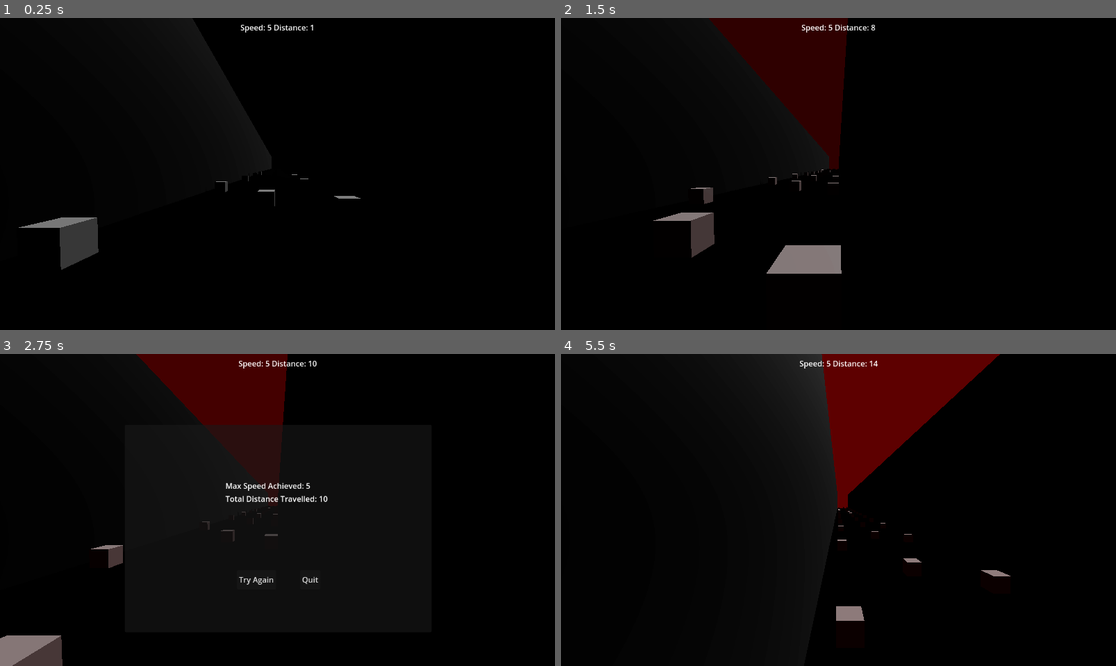
Above: before the commit, frames 1-4 (two rows, left to right).
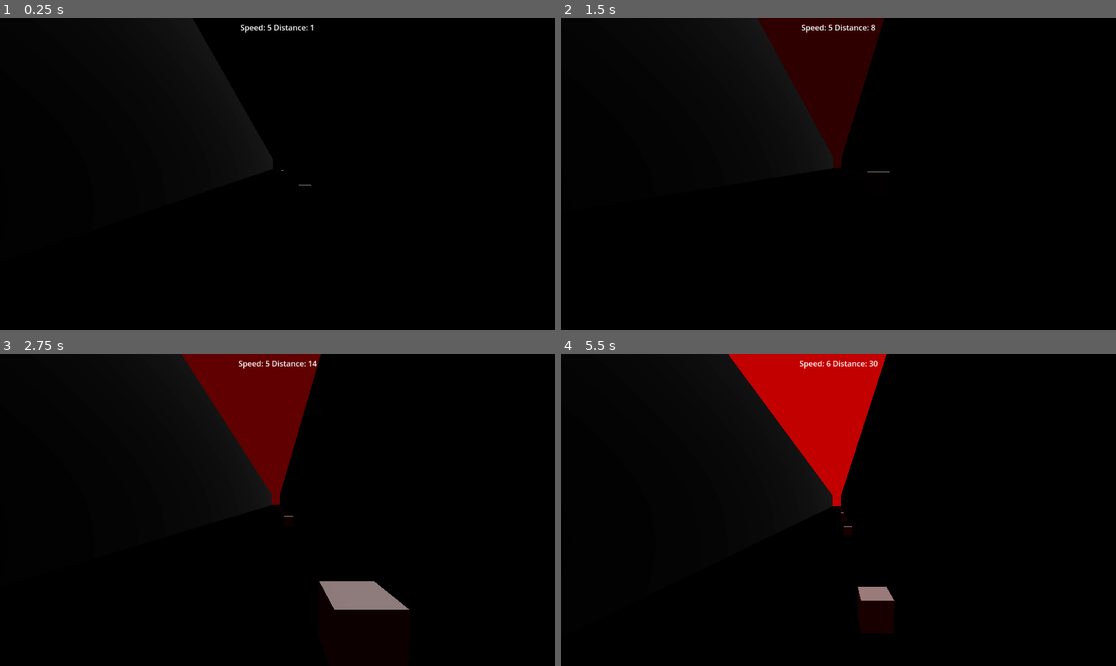
Above: after the commit, the same moments.

Repository: finalsabbath/3d-runner
Game: Godot game, scene res://scenes/world.tscn
The game is run twice, just before and just after one commit, with the same random seed, the same clock (stepped at 60 frames per second) and the same inputs.
Inputs (mouse positions are in pixels of both pictures, inside the frame that each line leads up to):
- Up to frame 1 (0.25 s): no input
- Up to frame 2 (1.5 s): hold Right (move_right) 0.53-1.28 s; tap Ctrl (slide, bound only after the commit) at 0.6, 1.35 s; tap Space (jump) at 0.77 s; hold Down (ui_down) from 1.28 s (still down)
- Up to frame 3 (2.75 s): tap Space (jump) at 1.52 s; release Down (ui_down) at 2.03 s; hold Right (move_right) from 2.03 s (still down); tap Ctrl (slide, bound only after the commit) at 2.1 s
- Up to frame 4 (5.5 s): release Right (move_right) at 2.75 s; click (816, 578) at 2.75 s, where only the run before the commit has a clickable "Try Again"; hold Up (ui_up) 3.53-4.28 s; tap Ctrl (slide, bound only after the commit) at 3.6, 4.35, 5.1 s; tap Space (jump) at 3.77, 4.52, 5.27 s; hold Left (move_left) from 4.28 s (still down)

The runs differ from the first frame. In frame 1, 1.2% of the frame differs, in the area x 3-65%, y 48-81%; in frame 2, 5.4%; in frame 3, 10%; in frame 4, 13%, in the area x 30-81%, y 0-90%.

Commit message:
start breaking obstacles into their own scenes, added slide but not sure I am going to leave it in

Diff:
--- /dev/null
+++ b/3d-runner/obstacles/block.tscn
@@ -0,0 +1,13 @@
+[gd_scene load_steps=3 format=3 uid="uid://d3fxu2yqfp32w"]
+
+[sub_resource type="BoxShape3D" id="BoxShape3D_e5uuo"]
+
+[sub_resource type="BoxMesh" id="BoxMesh_nnsk1"]
+
+[node name="Block_0" type="StaticBody3D" groups=["death_block"]]
+
+[node name="CollisionShape3D" type="CollisionShape3D" parent="."]
+shape = SubResource("BoxShape3D_e5uuo")
+
+[node name="MeshInstance3D" type="MeshInstance3D" parent="."]
+mesh = SubResource("BoxMesh_nnsk1")
--- a/3d-runner/project.godot
+++ b/3d-runner/project.godot
@@ -39,3 +39,8 @@
 "events": [Object(InputEventKey,"resource_local_to_scene":false,"resource_name":"","device":-1,"window_id":0,"alt_press …(191 unchanged characters)…
 ]
 }
+slide={
+"deadzone": 0.2,
+"events": [Object(InputEventKey,"resource_local_to_scene":false,"resource_name":"","device":-1,"window_id":0,"alt_pressed":false,"shift_pressed":false,"ctrl_pressed":false,"meta_pressed":false,"pressed":false,"keycode":0,"physical_keycode":4194326,"key_label":0,"unicode":0,"location":0,"echo":false,"script":null)
+]
+}
--- a/3d-runner/scenes/player.gd
+++ b/3d-runner/scenes/player.gd
@@ -1,10 +1,18 @@
 extends CharacterBody3D
+
+const SLIDE_SCALE: float = 0.5
 
 @export var speed = 5.0
 @export var fall_acceleration = 75
 @export var jump_impulse = 20
+@onready var slide_timer: Timer = $Slide
+@onready var collision_shape_3d: CollisionShape3D = $CollisionShape3D
+@onready var camera_3d: Camera3D = $Camera3D
+
+var slide_scale = Vector3(SLIDE_SCALE,SLIDE_SCALE,SLIDE_SCALE)
 
 var target_velocity = Vector3.ZERO
+var sliding: bool = false
 
 func _physics_process(delta: float) -> void:
 	var input_dir := Input.get_vector("move_left", "move_right", "ui_up", "ui_down")
@@ -22,6 +30,14 @@
 	if is_on_floor() and Input.is_action_just_pressed("jump"):
 		target_velocity.y = jump_impulse
 
+	if is_on_floor() and Input.is_action_just_pressed("slide") and slide_timer.is_stopped()==true and !sliding:
+		sliding = true
+		collision_shape_3d.scale = slide_scale
+		camera_3d.position.y = camera_3d.position.y/2
+		slide_timer.start()
+
+	if sliding:
+		target_velocity.x = 0
 	velocity = target_velocity
 	move_and_slide()
 #
@@ -31,3 +47,9 @@
 		var collider = collision.get_collider()
 		if collider in death_blocks:
 			EventBus.death_block_hit.emit()
+
+
+func _on_slide_timeout() -> void:
+	sliding = false
+	collision_shape_3d.scale = Vector3(1,1,1)
+	camera_3d.position.y = camera_3d.position.y*2
--- a/3d-runner/scenes/terrain_controller.gd
+++ b/3d-runner/scenes/terrain_controller.gd
@@ -44,7 +44,7 @@
 		first_terrain.queue_free()
 
 func _append_to_far_edge(target_block: MeshInstance3D, appending_block: MeshInstance3D) -> void:
-	appending_block.position.z = (target_block.position.z+5) - target_block.mesh.size.y/2 - appending_block.mesh.size.y/2
+	appending_block.position.z = (target_block.position.z+1) - target_block.mesh.size.y/2 - appending_block.mesh.size.y/2
 
 func _load_terrain_scenes(target_path: String) -> void:
 	var dir = DirAccess.open(target_path)
--- a/3d-runner/scenes/world.tscn
+++ b/3d-runner/scenes/world.tscn
@@ -51,6 +51,10 @@
 [node name="Camera3D" type="Camera3D" parent="Player"]
 transform = Transform3D(1, 0, 0, 0, 0.999475, 0.032405, 0, -0.032405, 0.999475, 0, 1.41357, -0.214253)
 
+[node name="Slide" type="Timer" parent="Player"]
+wait_time = 2.0
+one_shot = true
+
 [node name="TerrainController" parent="." instance=ExtResource("2_rwgxs")]
 
 [node name="Music" type="AudioStreamPlayer" parent="."]
@@ -69,3 +73,5 @@
 bus = &"SFX"
 
 [node name="UI" parent="." instance=ExtResource("3_4wyf3")]
+
+[connection signal="timeout" from="Player/Slide" to="Player" method="_on_slide_timeout"]
--- a/3d-runner/terrain_blocks/terrain_0.tscn
+++ b/3d-runner/terrain_blocks/terrain_0.tscn
@@ -1,4 +1,6 @@
-[gd_scene load_steps=10 format=3 uid="uid://0ve0hboy17ae"]
+[gd_scene load_steps=9 format=3 uid="uid://0ve0hboy17ae"]
+
+[ext_resource type="PackedScene" uid="uid://d3fxu2yqfp32w" path="res://obstacles/block.tscn" id="1_bqxnk"]
 
 [sub_resource type="StandardMaterial3D" id="StandardMaterial3D_10aqq"]
 albedo_color = Color(0.103744, 0.103744, 0.103744, 1)
@@ -9,10 +11,6 @@
 [sub_resource type="PlaneMesh" id="PlaneMesh_rwgxs"]
 material = SubResource("StandardMaterial3D_10aqq")
 size = Vector2(20, 20)
-
-[sub_resource type="BoxShape3D" id="BoxShape3D_e5uuo"]
-
-[sub_resource type="BoxMesh" id="BoxMesh_nnsk1"]
 
 [sub_resource type="HeightMapShape3D" id="HeightMapShape3D_r5ig4"]
 map_width = 22
@@ -36,32 +34,8 @@
 [node name="Terrain_0" type="MeshInstance3D"]
 mesh = SubResource("PlaneMesh_rwgxs")
 
-[node name="Block_0" type="StaticBody3D" parent="." groups=["death_block"]]
-transform = Transform3D(1, 0, 0, 0, 1, 0, 0, 0, 1, -0.672638, 0.5, -8.40786)
-
-[node name="CollisionShape3D" type="CollisionShape3D" parent="Block_0"]
-shape = SubResource("BoxShape3D_e5uuo")
-
-[node name="MeshInstance3D" type="MeshInstance3D" parent="Block_0"]
-mesh = SubResource("BoxMesh_nnsk1")
-
-[node name="Block_1" type="StaticBody3D" parent="." groups=["death_block"]]
-transform = Transform3D(1, 0, 0, 0, 1, 0, 0, 0, 1, 3.28815, 0.5, -5.71401)
-
-[node name="CollisionShape3D" type="CollisionShape3D" parent="Block_1"]
-shape = SubResource("BoxShape3D_e5uuo")
-
-[node name="MeshInstance3D" type="MeshInstance3D" parent="Block_1"]
-mesh = SubResource("BoxMesh_nnsk1")
-
-[node name="Block_2" type="StaticBody3D" parent="." groups=["death_block"]]
-transform = Transform3D(1, 0, 0, 0, 1, 0, 0, 0, 1, -5.58954, 0.5, -1.33098)
-
-[node name="CollisionShape3D" type="CollisionShape3D" parent="Block_2"]
-shape = SubResource("BoxShape3D_e5uuo")
-
-[node name="MeshInstance3D" type="MeshInstance3D" parent="Block_2"]
-mesh = SubResource("BoxMesh_nnsk1")
+[node name="Block_0" parent="." instance=ExtResource("1_bqxnk")]
+transform = Transform3D(1, 0, 0, 0, 1, 0, 0, 0, 1, 2.17465, 0.5, -8.40786)
 
 [node name="Wall_L" type="StaticBody3D" parent="."]
 transform = Transform3D(-4.37114e-08, -1, 4.37114e-08, 0, -4.37114e-08, -1, 1, -4.37114e-08, 1.91069e-15, 4.53009, 4.84556, -1.33098)
